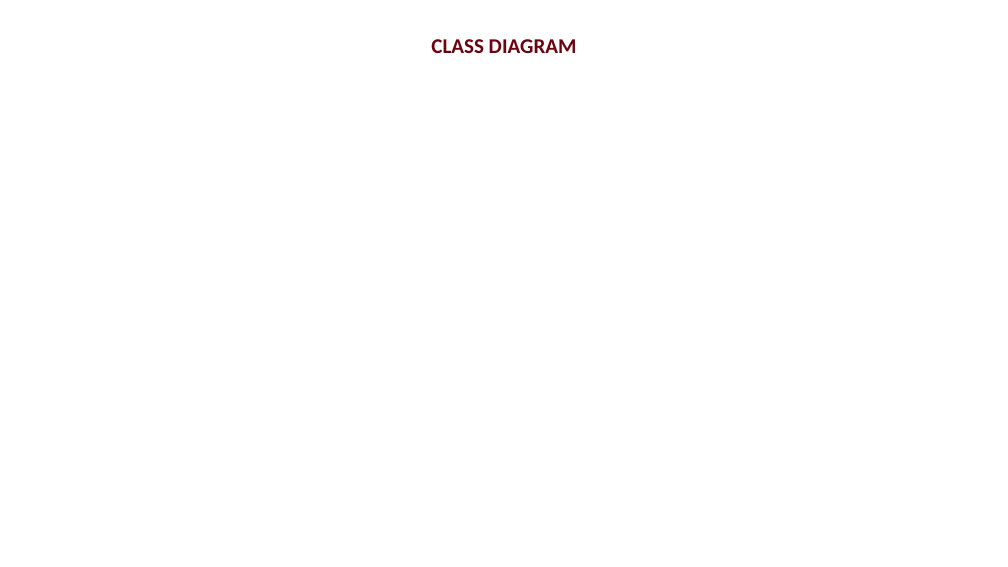
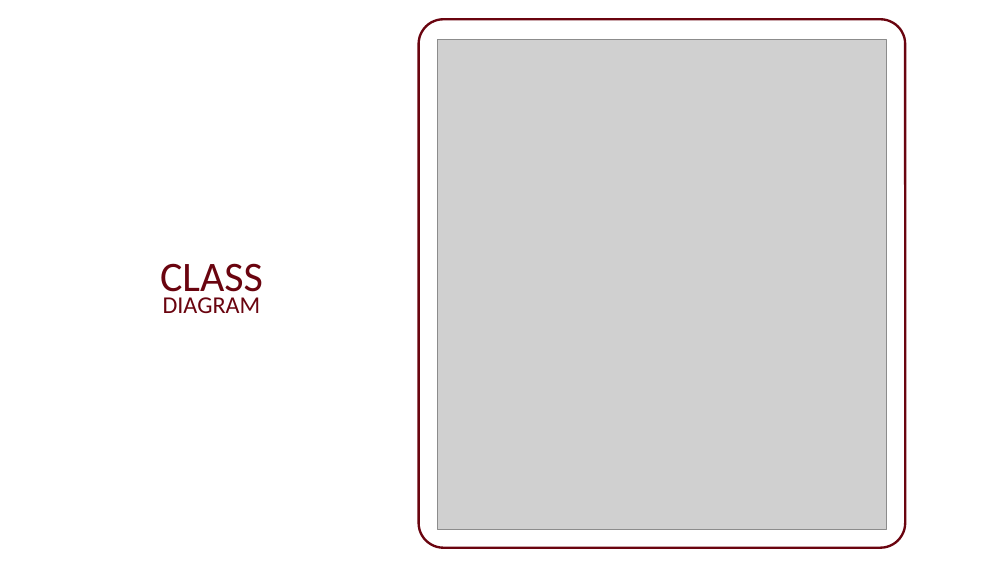
Before and after one commit to GiuseppeSoriano/WeFood, a slide deck: slide 2 of Slides/Final_Presentation/WeFood.pptx. Drawn at 1008x567 pixels with LibreOffice and Linux fonts; fonts in the diff are those of the drawing; grey boxes stand for pictures. Boxes give left, top, right and bottom in pixels: in the first picture for what was removed or moved away, otherwise in the second. Text is boxed around its words. In the diff, an @@ line names an element or a change of style, - is before the commit and + after.

```diff
--- a/Slides/Final_Presentation/WeFood.pptx
+++ b/Slides/Final_Presentation/WeFood.pptx
@@ rounded rectangle added at (419,19,906,547), outline #6A040F 2.25 pt @@
@@ picture added at (438,39,887,529) @@
@@ text at (160,263,263,302): text changed; size 20 to 40 pt; bold off @@
-CLASS DIAGRAM
+CLASS
@@ text added at (163,297,261,313), 23 pt, text #6A040F @@
+DIAGRAM
```
Also in this commit, not shown: 4 other slides changed, 10 slides added, 7 slides removed, 48 other files.
